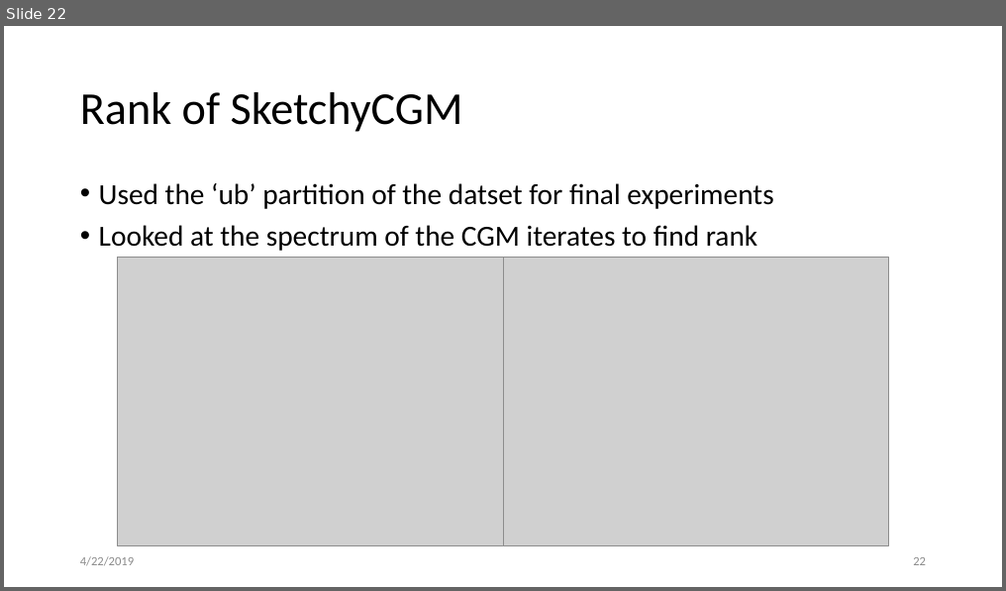
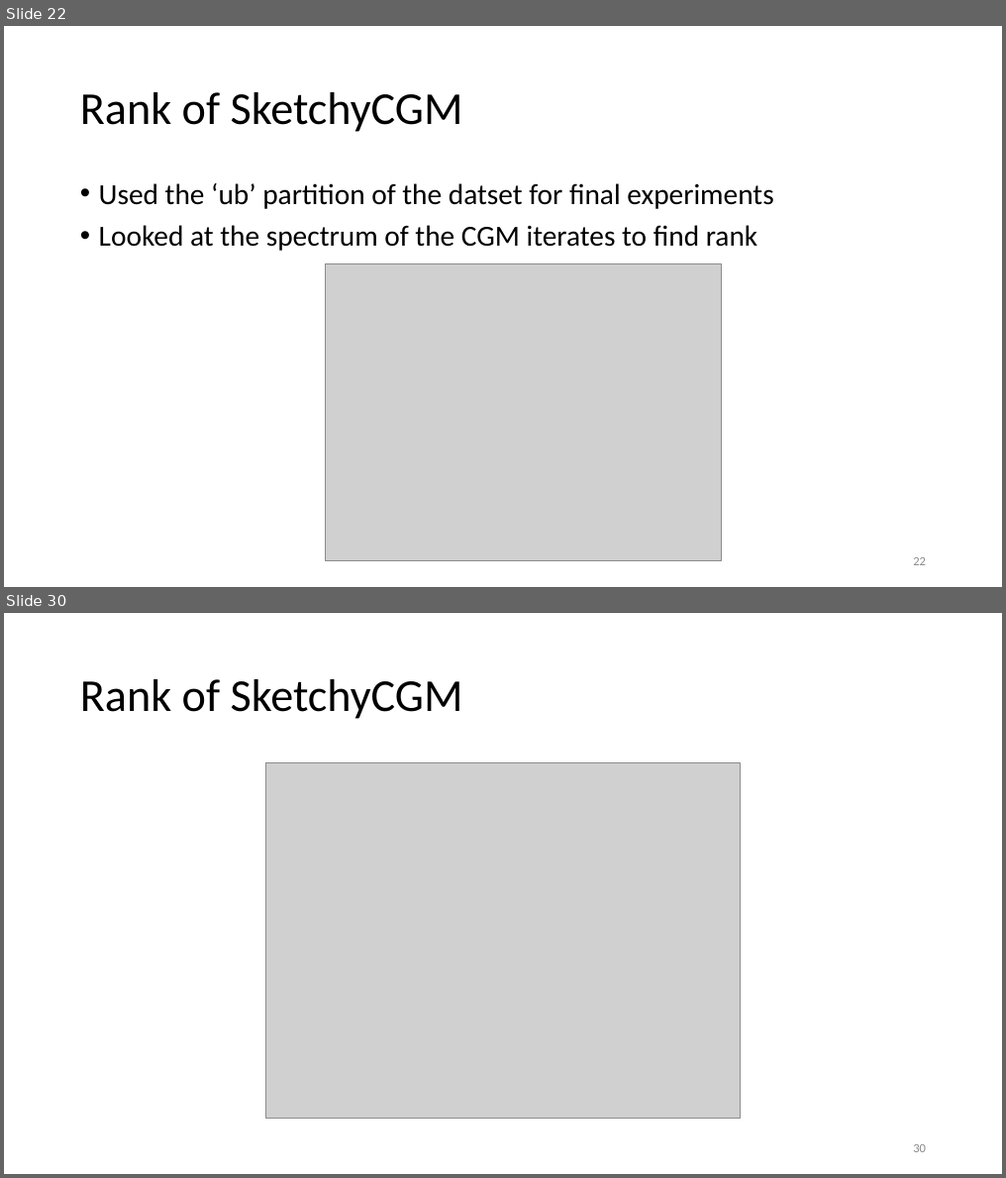
Before and after one commit to aniksh/sketchycgm-python, a slide deck: presentation.pptx. Shown one above the other, each under a label of ours: slide 22 before the commit, slides 22 and 30 after it; the slides between them are not shown. The pictures are 1006x591 and 1006x1178 pixels, drawn with LibreOffice and Linux fonts; fonts in the diff are those of the drawing; grey boxes stand for pictures. Boxes give left, top, right and bottom in pixels: in the first picture for what was removed or moved away, otherwise in the second. Text is boxed around its words. In the diff, an @@ line names an element or a change of style, - is before the commit and + after.

```diff
--- a/presentation.pptx
+++ b/presentation.pptx
@@ slide 30 added at <box>4,613,1002,1174</box>, background #FFFFFF @@
@@ title added at <box>80,679,463,719</box>, 44 pt, text #000000 @@
+Rank of SketchyCGM
@@ picture added at <box>265,762,740,1119</box> @@
@@ page number added at <box>913,1145,926,1153</box>, 12 pt, text #8C8C8C @@
+30
@@ slide 22 changed as well @@
@@ picture removed at <box>118,258,503,547</box> @@
@@ picture removed at <box>503,258,889,547</box> @@
@@ picture added at <box>325,264,721,562</box> @@
@@ text removed at <box>80,557,134,567</box> @@
-4/22/2019
```
Also in this commit, not shown: 22 other slides changed, 13 other slides added, 2 slides removed.
